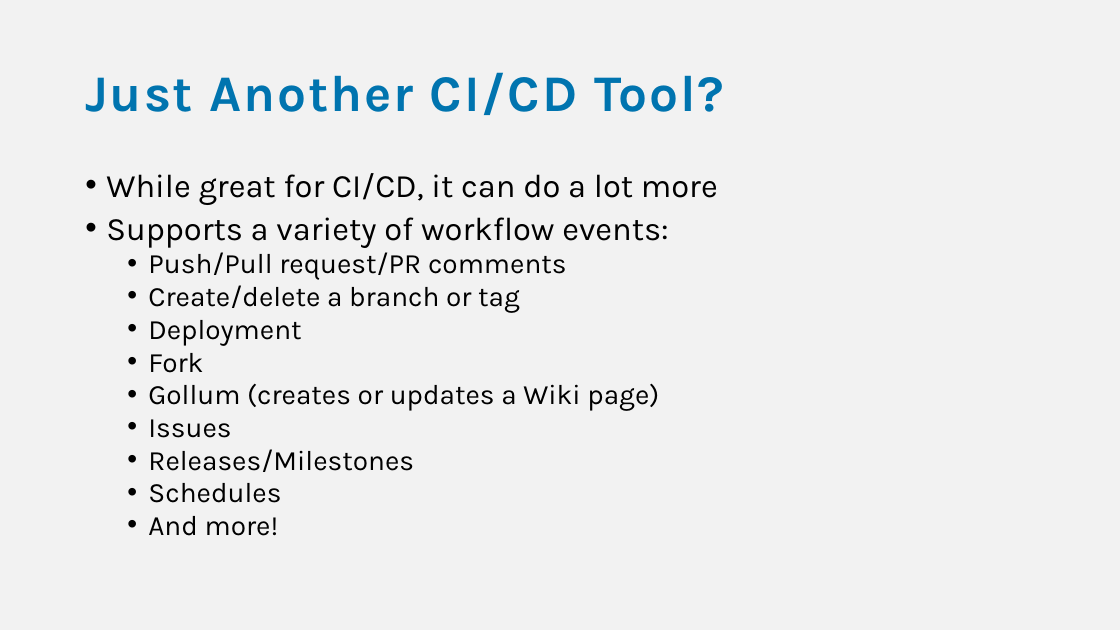
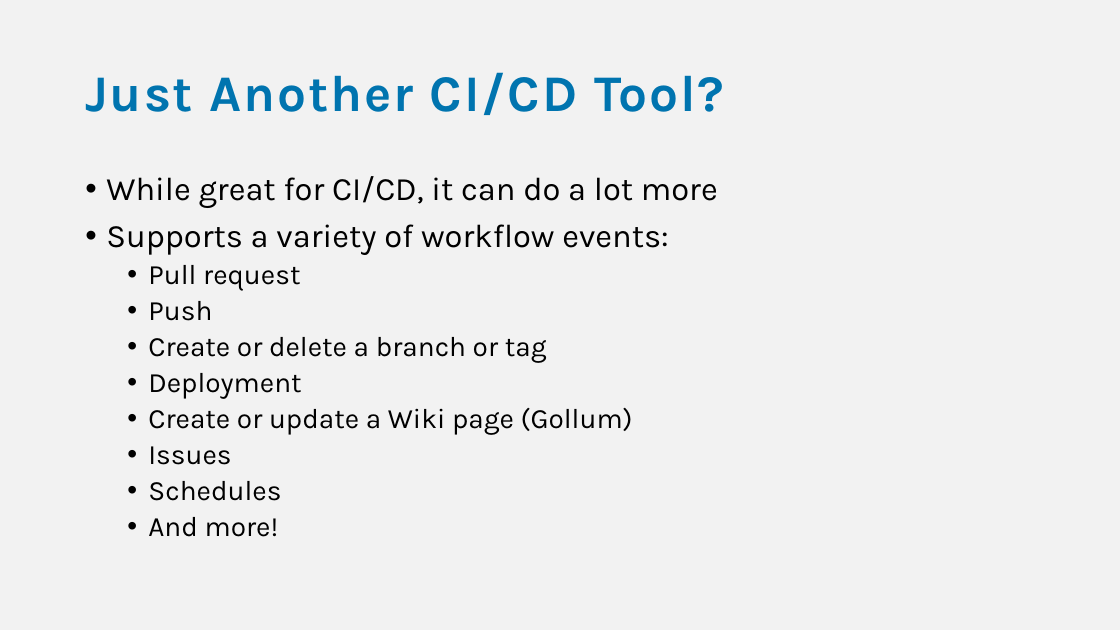
Before and after one commit to bjablonsky/GithubActions, a slide deck: slide 5 of slides/GithubActions-WorkflowsInYourRepo.pptx. Drawn at 1120x630 pixels with LibreOffice and Linux fonts; fonts in the diff are those of the drawing. Boxes give left, top, right and bottom in pixels: in the first picture for what was removed or moved away, otherwise in the second. Text is boxed around its words. In the diff, an @@ line names an element or a change of style, - is before the commit and + after.

```diff
--- a/slides/GithubActions-WorkflowsInYourRepo.pptx
+++ b/slides/GithubActions-WorkflowsInYourRepo.pptx
@@ text at bbox=[106, 176, 718, 537]: line spacing 0.8 to 0.9 @@
@@ text at bbox=[148, 265, 547, 363]: text changed @@
-  • Push/Pull request/PR comments
-  • Create/delete a branch or tag
+  • Pull request
+  • Push
+  • Create or delete a branch or tag
@@ text at bbox=[148, 408, 633, 435]: text changed @@
-  • Fork
-  • Gollum (creates or updates a Wiki page)
+  • Create or update a Wiki page (Gollum)
@@ text at bbox=[148, 449, 414, 472]: paragraph removed @@
-  • Releases/Milestones
```
Also in this commit, not shown: 13 other slides changed, 4 slides added, 1 slide removed, 1 other file.
